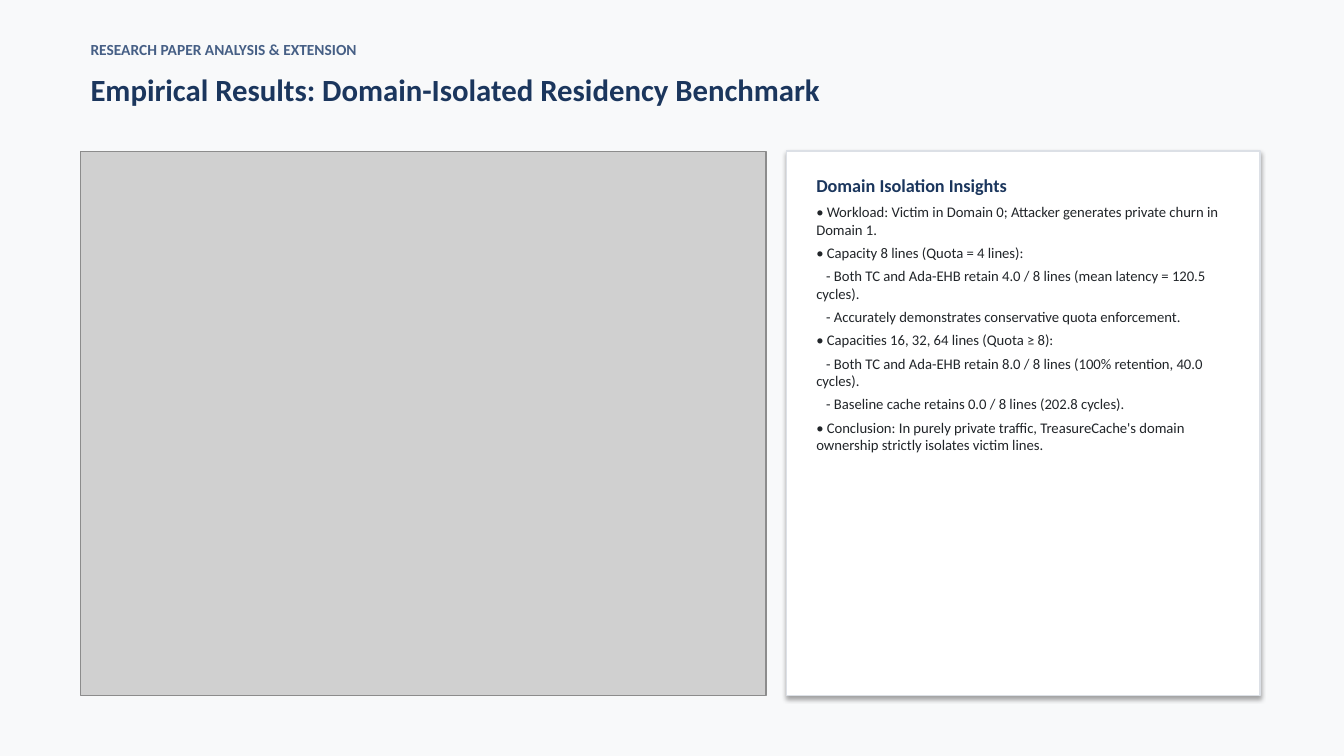
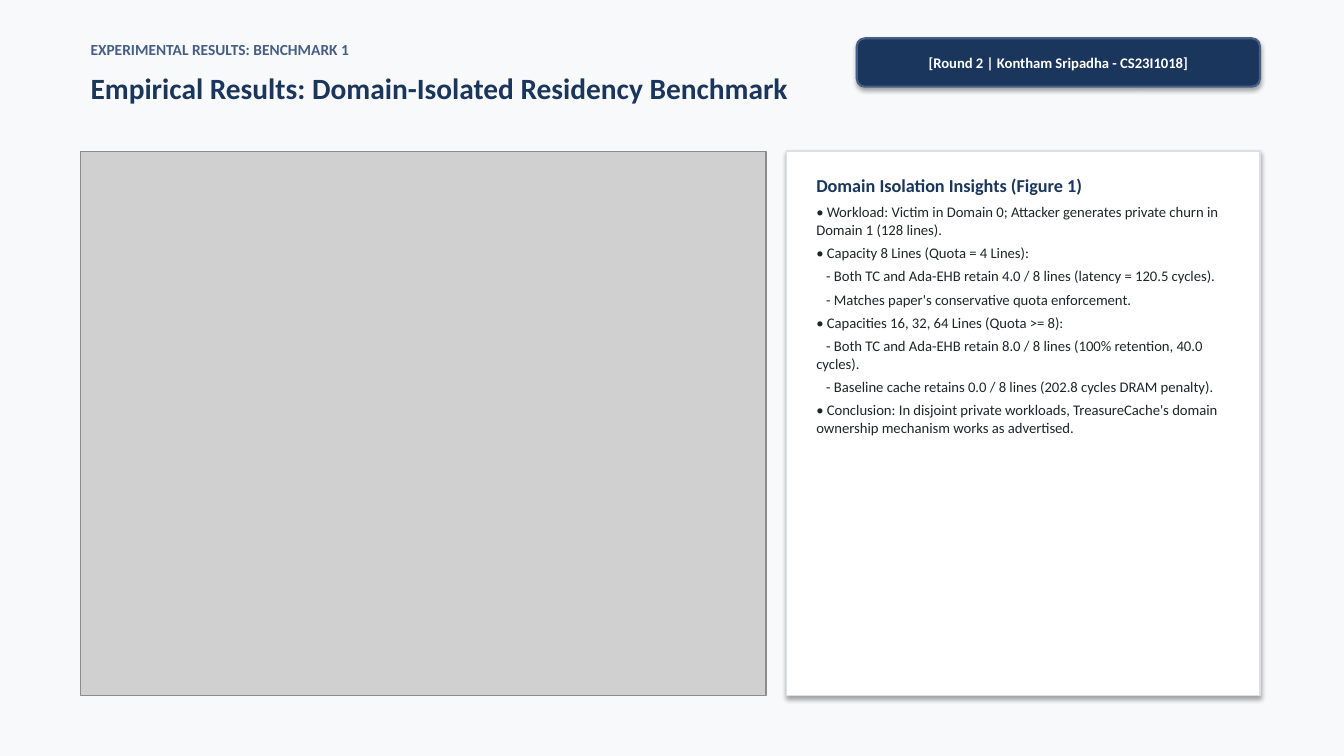
Before and after one commit to Sripadh16/IS-project, a slide deck: slide 12 of TreasureCache_Presentation.pptx (slide 13 before the commit). Drawn at 1344x756 pixels with LibreOffice and Linux fonts; fonts in the diff are those of the drawing; grey boxes stand for pictures. Boxes give left, top, right and bottom in pixels: in the first picture for what was removed or moved away, otherwise in the second. Text is boxed around its words. In the diff, an @@ line names an element or a change of style, - is before the commit and + after.

Commit message:
Update PPT deck and presentation script to strictly satisfy explanation video rubric with 2-round flow and code walkthroughs

```diff
--- a/TreasureCache_Presentation.pptx
+++ b/TreasureCache_Presentation.pptx
@@ text removed at [91, 45, 356, 55] @@
-RESEARCH PAPER ANALYSIS & EXTENSION
@@ text added at [91, 45, 349, 55], 11 pt, text #465F85, bold @@
+EXPERIMENTAL RESULTS: BENCHMARK 1
@@ rounded rectangle added at [857, 38, 1260, 87], fill #1B365D, outline #465F85 1.5 pt, 10.5 pt, text #FFFFFF, bold @@
+[Round 2 | Kontham Sripadha - CS23I1018]
@@ text "Empirical Results: Domain-Isolated Residency Benchmark" at [91, 78, 788, 104]: size 22 to 21 pt @@
@@ text at [816, 178, 1218, 331]: text changed @@
-Domain Isolation Insights
-• Workload: Victim in Domain 0; Attacker generates private churn in Domain 1.
-• Capacity 8 lines (Quota = 4 lines):
-- Both TC and Ada-EHB retain 4.0 / 8 lines (mean latency = 120.5 cycles).
-- Accurately demonstrates conservative quota enforcement.
-• Capacities 16, 32, 64 lines (Quota ≥ 8):
+Domain Isolation Insights (Figure 1)
+• Workload: Victim in Domain 0; Attacker generates private churn in Domain 1 (128 lines).
+• Capacity 8 Lines (Quota = 4 Lines):
+- Both TC and Ada-EHB retain 4.0 / 8 lines (latency = 120.5 cycles).
+- Matches paper's conservative quota enforcement.
+• Capacities 16, 32, 64 Lines (Quota >= 8):
@@ text at [816, 381, 1217, 436]: text changed @@
-- Baseline cache retains 0.0 / 8 lines (202.8 cycles).
-• Conclusion: In purely private traffic, TreasureCache's domain ownership strictly isolates victim lines.
+- Baseline cache retains 0.0 / 8 lines (202.8 cycles DRAM penalty).
+• Conclusion: In disjoint private workloads, TreasureCache's domain ownership mechanism works as advertised.
```
Also in this commit, not shown: 11 other slides changed, 8 slides added, 8 slides removed, 5 other files.
